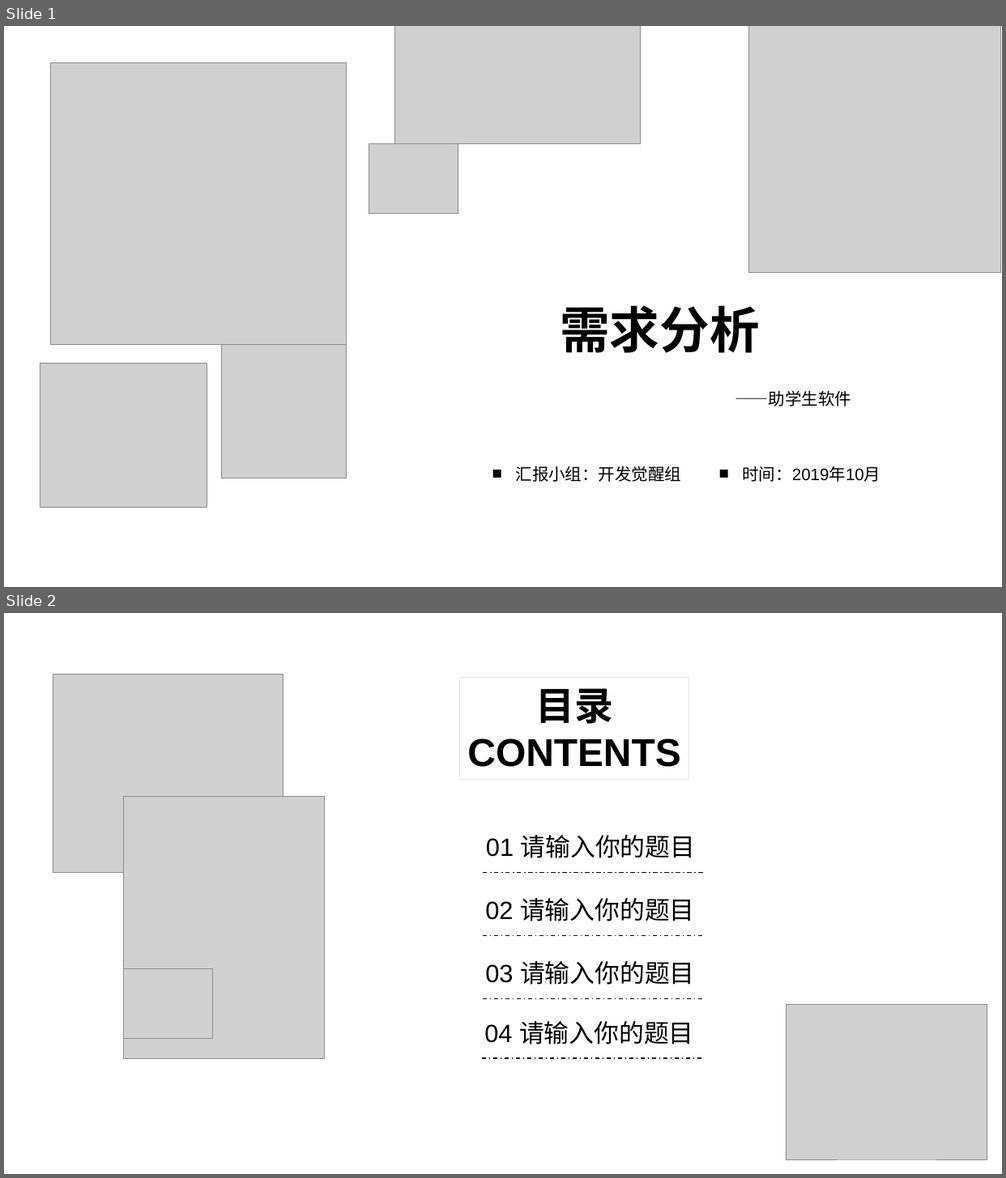
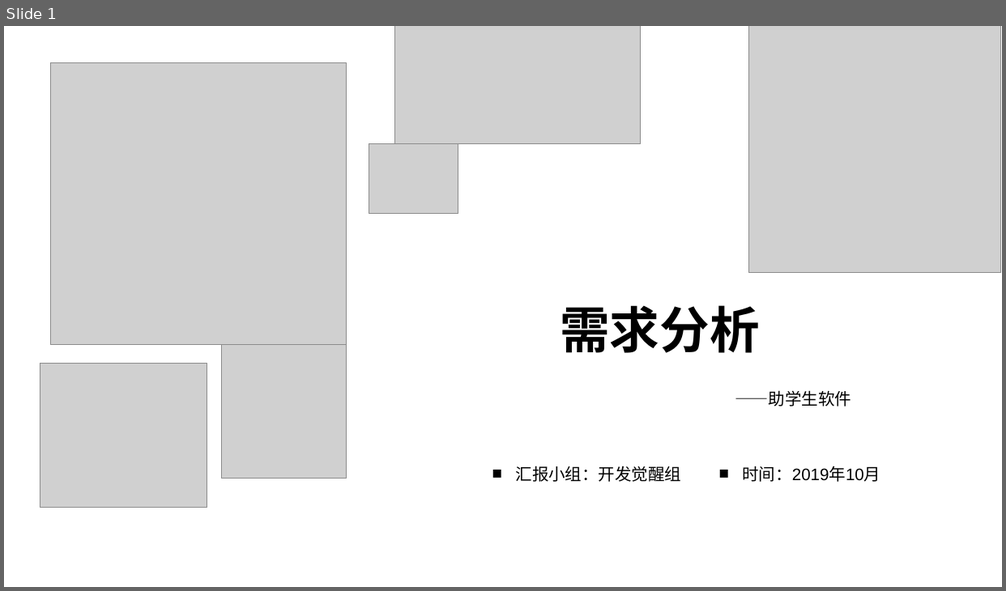
Before and after one commit to SoftwareDevelopmentPractice/DevolopingDocuments, a slide deck: 项目文档/需求分析.pptx. Shown one above the other, each under a label of ours: slides 1 and 2 before the commit, slide 1 after it. The pictures are 1006x1178 and 1006x591 pixels, drawn with LibreOffice and Linux fonts; fonts in the diff are those of the drawing; grey boxes stand for pictures; background and template pictures are left out. Boxes give left, top, right and bottom in pixels: in the first picture for what was removed or moved away, otherwise in the second. Text is boxed around its words. In the diff, an @@ line names an element or a change of style, - is before the commit and + after.

```diff
--- a/项目文档/需求分析.pptx
+++ b/项目文档/需求分析.pptx
@@ slide 2 removed at [4, 613, 1002, 1174], background picture (left out) @@
@@ picture removed at [53, 674, 283, 872] @@
@@ rectangle removed at [460, 677, 689, 779] @@
-目录
-CONTENTS
@@ picture removed at [123, 796, 325, 1059] @@
@@ text removed at [486, 835, 696, 858] @@
-01 请输入你的题目
@@ line removed from (484, 873) to (704, 873) @@
@@ text removed at [485, 898, 695, 922] @@
-02 请输入你的题目
@@ line removed from (483, 935) to (704, 935) @@
@@ picture removed at [123, 969, 212, 1038] @@
@@ text removed at [485, 961, 695, 985] @@
-03 请输入你的题目
@@ line removed from (483, 999) to (704, 999) @@
@@ text removed at [484, 1021, 694, 1045] @@
-04 请输入你的题目
@@ picture removed at [786, 1005, 987, 1161] @@
@@ line removed from (482, 1059) to (703, 1059) @@
```
Also in this commit, not shown: 18 slides changed, 6 slides added, 5 other slides removed, 2 other files.
